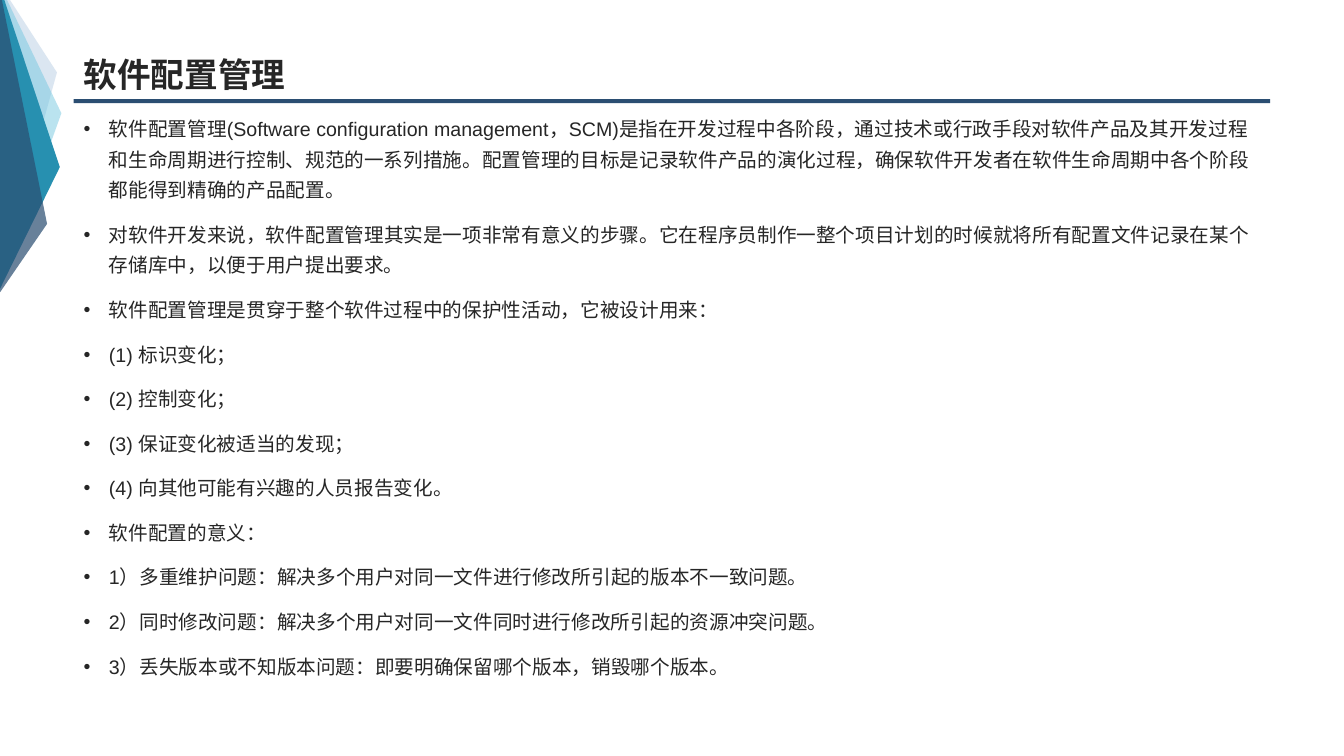
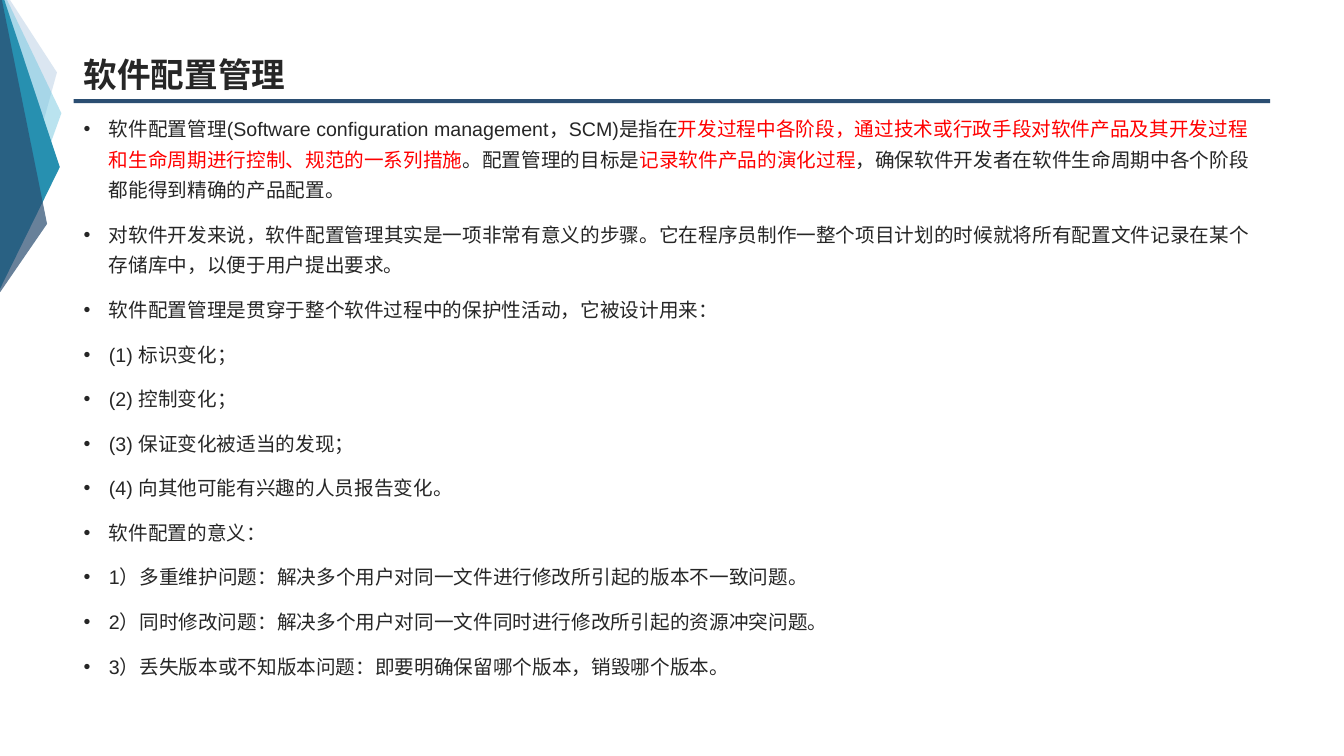
Before and after one commit to group-fourteen/G14-, a slide deck: slide 18 of 翻转课堂/7.5确认测试.ppt (slide 19 before the commit). Drawn at 1344x756 pixels with LibreOffice and Linux fonts; fonts in the diff are those of the drawing. Boxes give left, top, right and bottom in pixels: in the first picture for what was removed or moved away, otherwise in the second. Text is boxed around its words. In the diff, an @@ line names an element or a change of style, - is before the commit and + after.

```diff
--- a/翻转课堂/7.5确认测试.ppt
+++ b/翻转课堂/7.5确认测试.ppt
@@ text at <box>109,119,1249,199</box>: text colour #262626 to #FF0000 in "management，SCM)是指在开发过程中各阶段，通过技术或行政手段对软件产品及其开发过程和生命周期进行控制、规范的 ..." @@
```
Also in this commit, not shown: 20 other slides changed, 1 slide removed.
